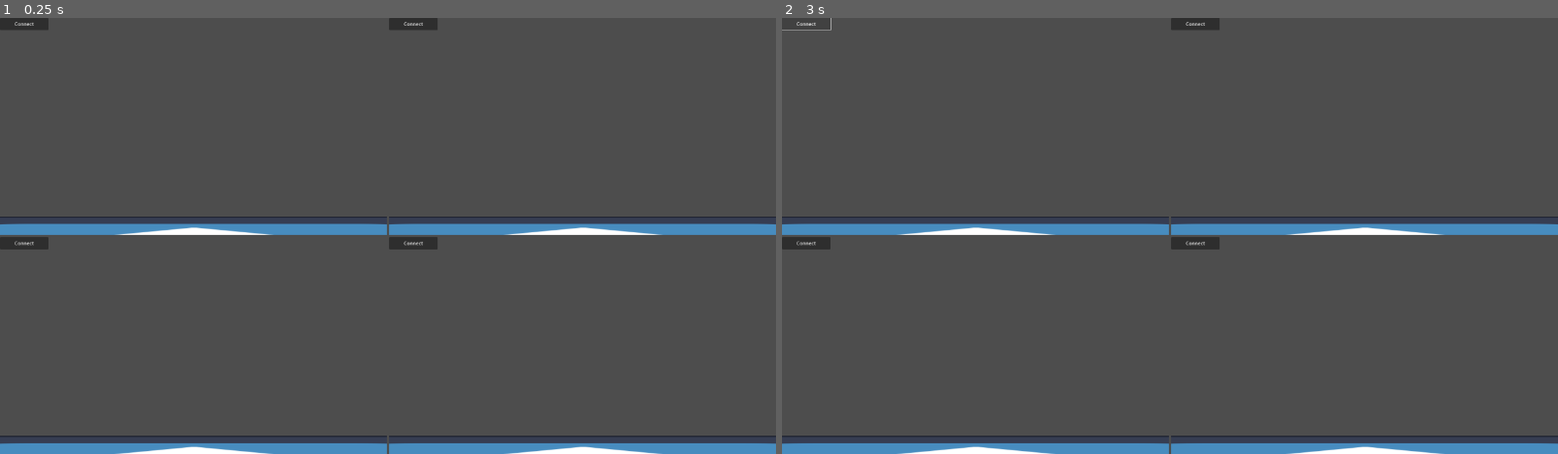
Above: before the commit, frames 1-2 (left to right).
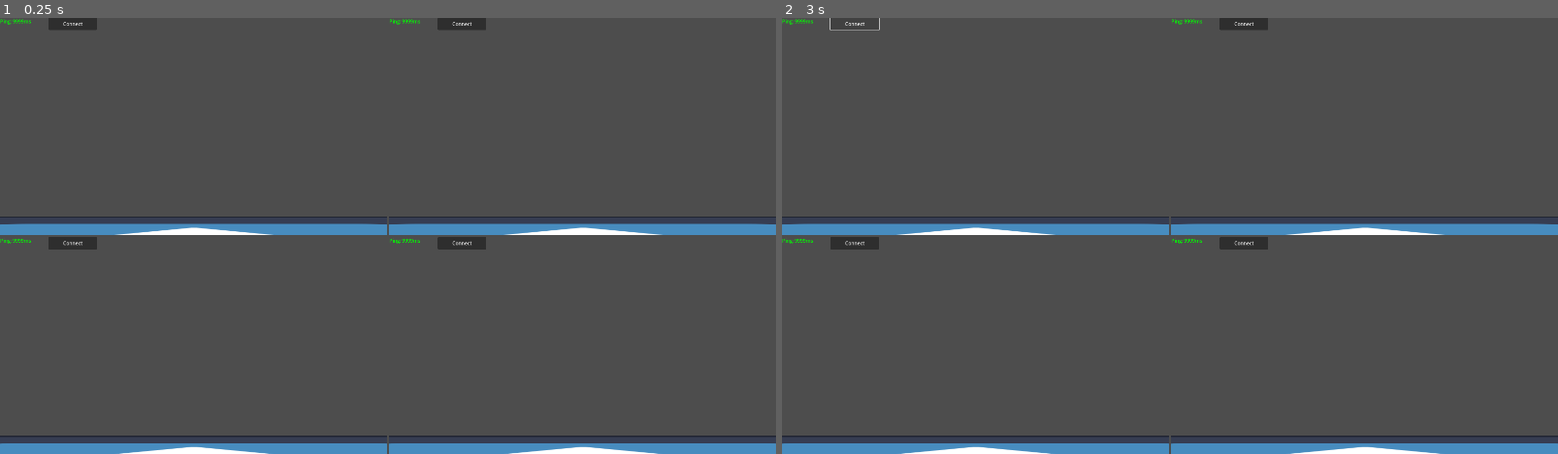
Above: after the commit, the same moments.

Repository: kamikoloss/godot-network-study
Game: Godot game, scene res://debug.tscn
The game is run twice, just before and just after one commit, with the same random seed, the same clock (stepped at 60 frames per second) and the same inputs. The engine's default icon, where the game draws it, is replaced by a stand-in: a white triangle on a blue panel in a dark square.
Inputs:
- Up to frame 1 (0.25 s): no input
- Up to frame 2 (3 s): click "Connect" at 0.5 s; hold Right (ui_right) 1.28-2.78 s; hold Left (ui_left) from 2.78 s (still down)

The runs differ from the first frame. In frame 1, 1.3% of the frame differs, in the area x 0-85%, y 0-100%; in frame 2, 1.1%.

Commit message:
ping を表示するようにした

Diff:
--- a/ws3/client.gd
+++ b/ws3/client.gd
@@ -4,16 +4,34 @@
 const ADDRESS = "ws://localhost"
 const PORT = 8080
 
+@export var _web_socket_client: WebSocketClient
 
-@export var _web_socket_client: WebSocketClient
+@export var _ping_refresh_interval: float = 0.25
+
+# UI
 @export var _connect_button: Button
+@export var _ping_label: Label
+
+var _server_unix_time: float = 0.0
+var _ping_refresh_timer: float = 0.0
 
 
 func _ready() -> void:
 	_web_socket_client.connected_to_server.connect(_on_web_socket_client_connected_to_server)
 	_web_socket_client.connection_closed.connect(_on_web_socket_client_connection_closed)
 	_web_socket_client.message_received.connect(_on_web_socket_client_message_received)
-	_connect_button.pressed.connect(_on_conect_button_pressed)
+	_connect_button.pressed.connect(_on_connect_button_pressed)
+
+
+func _process(delta: float) -> void:
+	# Ping
+	if 0.0 < _server_unix_time:
+		_ping_refresh_timer += delta
+		if _ping_refresh_interval < _ping_refresh_timer:
+			_ping_refresh_timer = 0.0
+			var local_unix_time = Time.get_unix_time_from_system()
+			var ping_ms = snappedf((local_unix_time -_server_unix_time) * 1000, 0.01)
+			_ping_label.text = "Ping: %sms" % str(ping_ms)
 
 
 func _on_web_socket_client_connected_to_server():
@@ -25,10 +43,12 @@
 
 
 func _on_web_socket_client_message_received(message):
-	print("[Client] Message received from server. Message: %s" % [message])
+	#print("[Client] Message received from server. Message: %s" % [message])
+	var msg = JSON.parse_string(message)
+	_server_unix_time = msg["time"]
 
 
-func _on_conect_button_pressed():
+func _on_connect_button_pressed():
 	var _error = _web_socket_client.connect_to_url("%s:%s" % [ADDRESS, PORT])
 	if _error == OK:
 		print("[Client] connect_to_url OK")
--- a/ws3/client.tscn
+++ b/ws3/client.tscn
@@ -7,10 +7,11 @@
 [sub_resource type="RectangleShape2D" id="RectangleShape2D_rp5tg"]
 size = Vector2(128, 128)
 
-[node name="Client" type="Node2D" node_paths=PackedStringArray("_web_socket_client", "_connect_button")]
+[node name="Client" type="Node2D" node_paths=PackedStringArray("_web_socket_client", "_connect_button", "_ping_label")]
 script = ExtResource("1_dyupq")
 _web_socket_client = NodePath("WebSocketClient")
-_connect_button = NodePath("ConnectButton")
+_connect_button = NodePath("Connect")
+_ping_label = NodePath("Ping")
 
 [node name="WebSocketClient" parent="." instance=ExtResource("2_al7l1")]
 
@@ -28,7 +29,14 @@
 
 [node name="NetworkNodes" type="Node2D" parent="."]
 
-[node name="ConnectButton" type="Button" parent="."]
+[node name="Connect" type="Button" parent="."]
+offset_left = 160.0
+offset_right = 320.0
+offset_bottom = 40.0
+text = "Connect"
+
+[node name="Ping" type="Label" parent="."]
+modulate = Color(0, 1, 0, 1)
 offset_right = 160.0
 offset_bottom = 40.0
-text = "Connect"
+text = "Ping: 9999ms"
--- a/ws3/project.godot
+++ b/ws3/project.godot
@@ -19,6 +19,7 @@
 
 window/size/viewport_width=1280
 window/size/viewport_height=720
+window/stretch/mode="canvas_items"
 
 [rendering]
 
--- a/ws3/server.gd
+++ b/ws3/server.gd
@@ -6,6 +6,11 @@
 
 @export var _web_socket_server: WebSocketServer
 
+@export var _send_interval: float = 0.05
+
+
+var _send_timer: float = 0.0
+
 
 func _ready() -> void:
 	_web_socket_server.client_connected.connect(_on_web_socket_server_client_connected)
@@ -13,6 +18,17 @@
 	_web_socket_server.message_received.connect(_on_web_socket_server_message_received)
 
 	_start_server()
+
+
+func _process(delta: float) -> void:
+	_send_timer += delta
+	if _send_interval < _send_timer:
+		_send_timer = 0.0
+		for id in _web_socket_server.peers:
+			var msg = {
+				"time": Time.get_unix_time_from_system(),
+			}
+			_web_socket_server.send(id, JSON.stringify(msg))
 
 
 func _on_web_socket_server_client_connected(peer_id):
